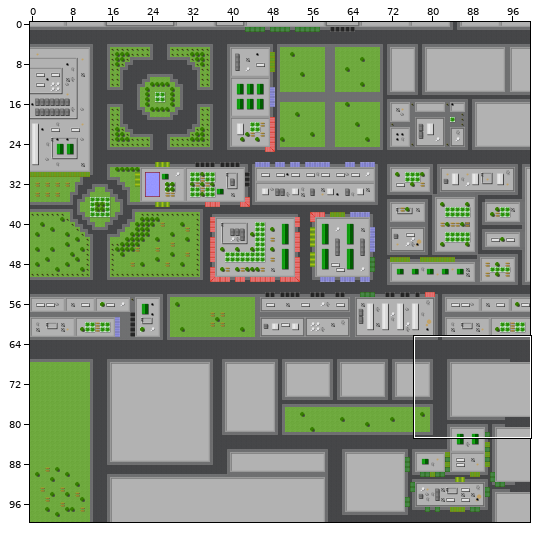
Two versions of a level (Tiled map, assets/maps/City1.tmx). Above: a wide view before the commit, with the close-up outlined.
Close-up. Old version:
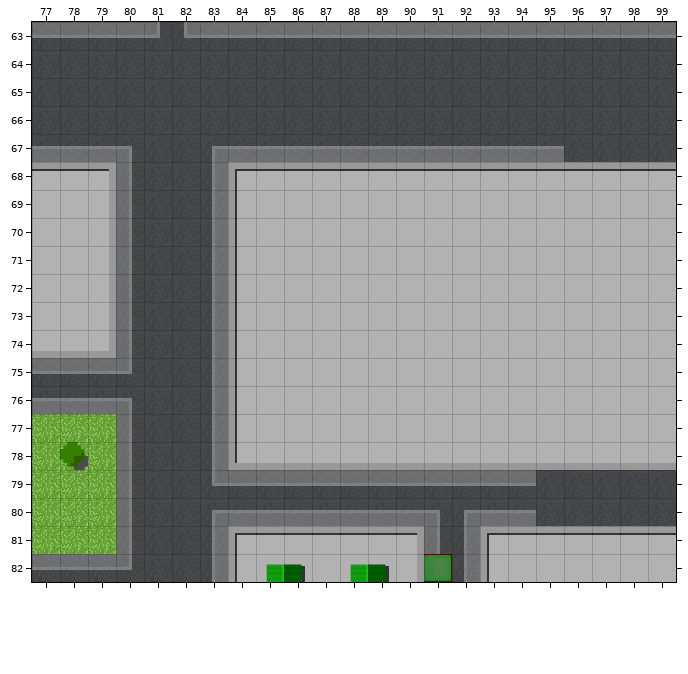
Cells are 32x32 px. Shown: x 77..99, y 63..82. The commit also changed other parts of the map, which this record leaves out.
New version:
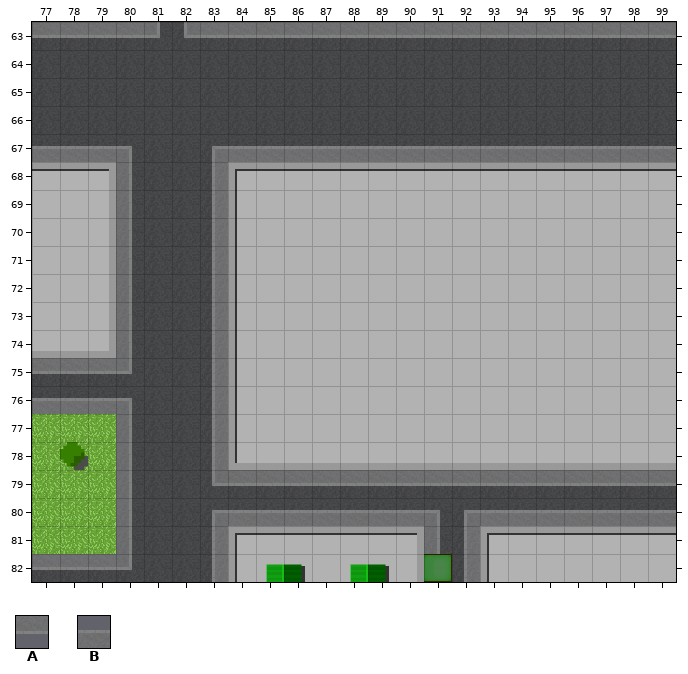
Key: from "Awnings": A 39, B 47.
_ is an empty cell.
Edits made:
Layer "Pavement":
y 67: x 96..99 ____ -> BBBB
y 79: x 95..99 _____ -> AAAAA
y 80: x 95..99 _____ -> BBBBB
Changed places in both close-ups, as pixel boxes (x1, y1, x2, y2):
added: (564, 146, 676, 162)
added: (536, 470, 676, 526)
